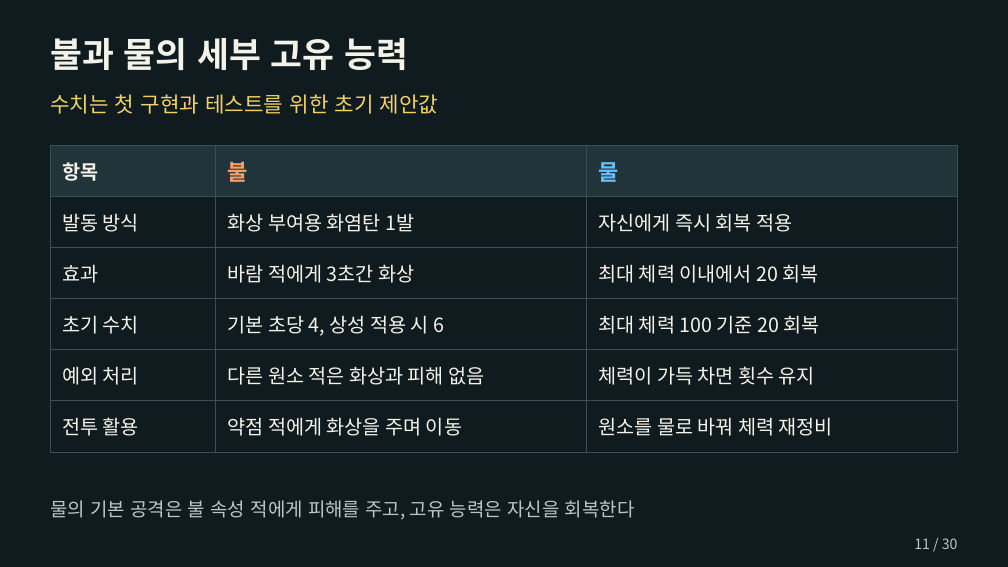
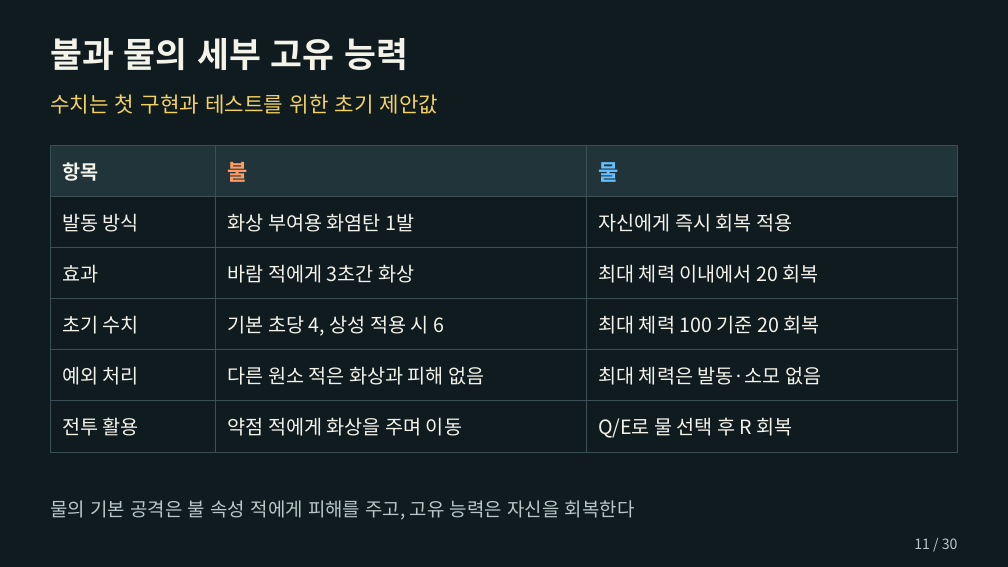
Before and after one commit to chanwhee0330/element-eater, a slide deck: slide 11 of outputs/planning/엘리먼트_이터_기획서_허찬휘.pptx. Drawn at 1008x567 pixels with LibreOffice and Linux fonts; fonts in the diff are those of the drawing. Boxes give left, top, right and bottom in pixels: in the first picture for what was removed or moved away, otherwise in the second. Text is boxed around its words. In the diff, an @@ line names an element or a change of style, - is before the commit and + after.

```diff
--- a/outputs/planning/엘리먼트_이터_기획서_허찬휘.pptx
+++ b/outputs/planning/엘리먼트_이터_기획서_허찬휘.pptx
@@ table at <box>51,145,959,452</box> @@
-row 5, column 3: 체력이 가득 차면 횟수 유지
+row 5, column 3: 최대 체력은 발동·소모 없음
-row 6, column 3: 원소를 물로 바꿔 체력 재정비
+row 6, column 3: Q/E로 물 선택 후 R 회복
```
Also in this commit, not shown: 14 other slides changed, 6 other files.
